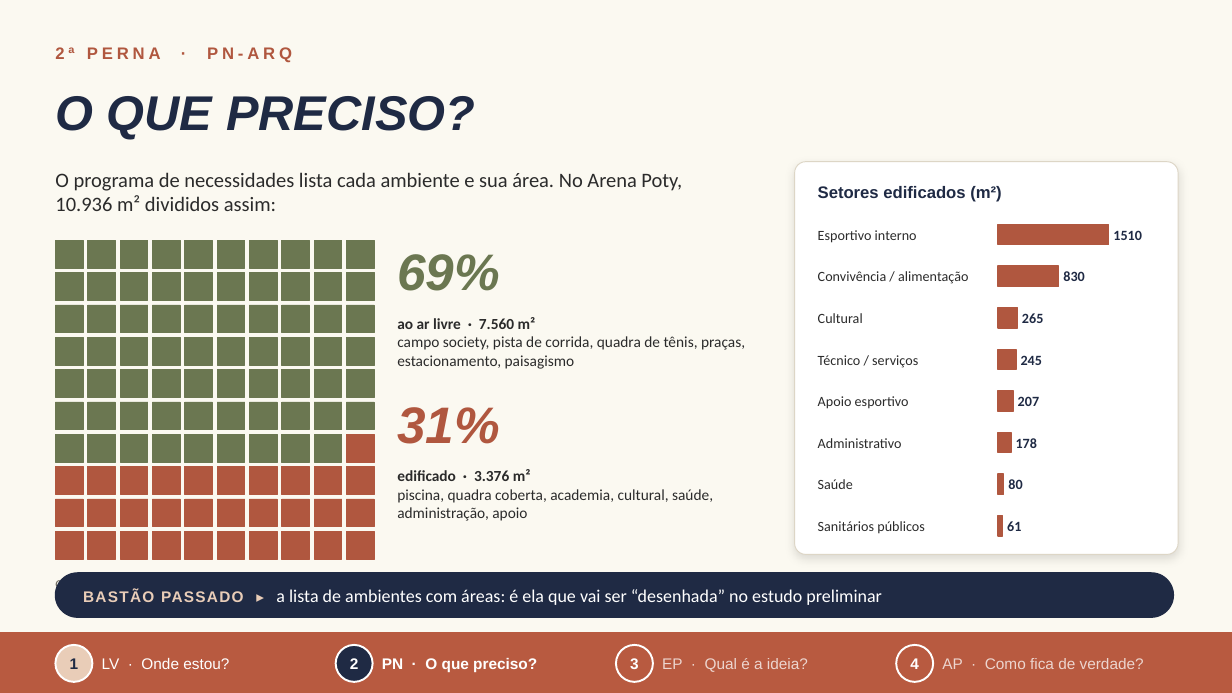
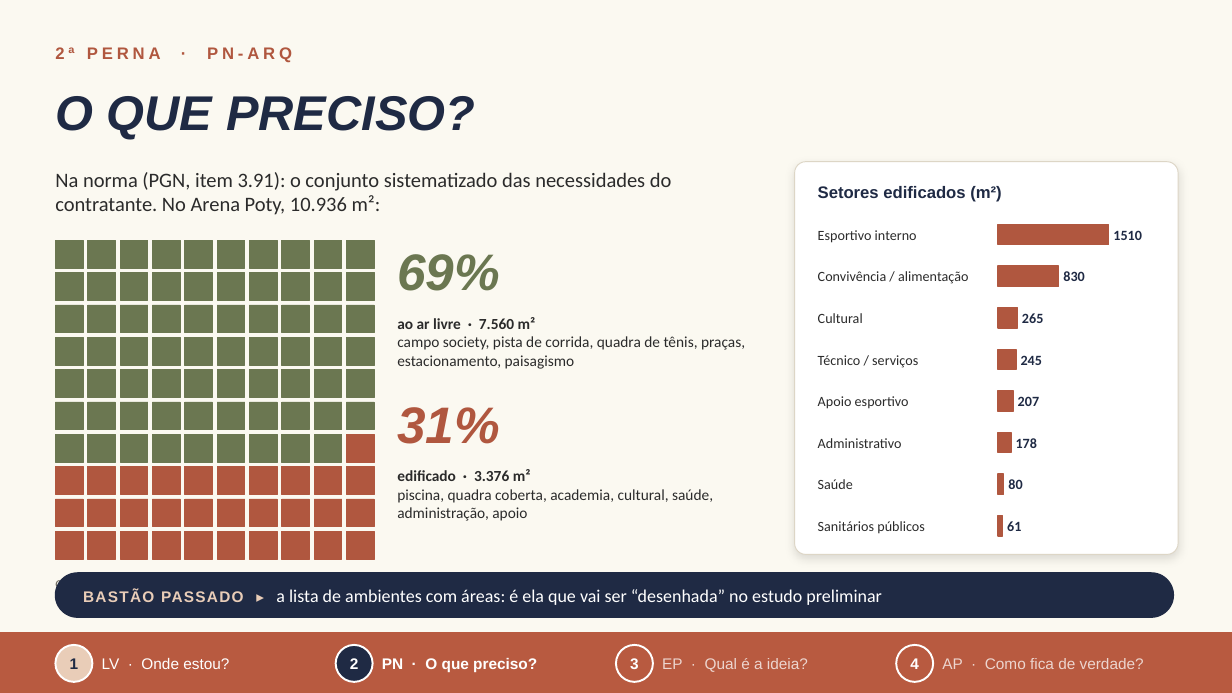
Before and after one commit to arqlais/slide, a slide deck: slide 6 of Claudio_Castro_de_Oliveira_Junior.pptx. Drawn at 1232x693 pixels with LibreOffice and Linux fonts; fonts in the diff are those of the drawing. Boxes give left, top, right and bottom in pixels: in the first picture for what was removed or moved away, otherwise in the second. Text is boxed around its words. In the diff, an @@ line names an element or a change of style, - is before the commit and + after.

```diff
--- a/Claudio_Castro_de_Oliveira_Junior.pptx
+++ b/Claudio_Castro_de_Oliveira_Junior.pptx
@@ text at bbox=[55, 172, 672, 215]: text changed @@
-O programa de necessidades lista cada ambiente e sua área. No Arena Poty, 10.936 m² divididos assim:
+Na norma (PGN, item 3.91): o conjunto sistematizado das necessidades do contratante. No Arena Poty, 10.936 m²:
```
Also in this commit, not shown: 7 other slides changed, 9 other files.
